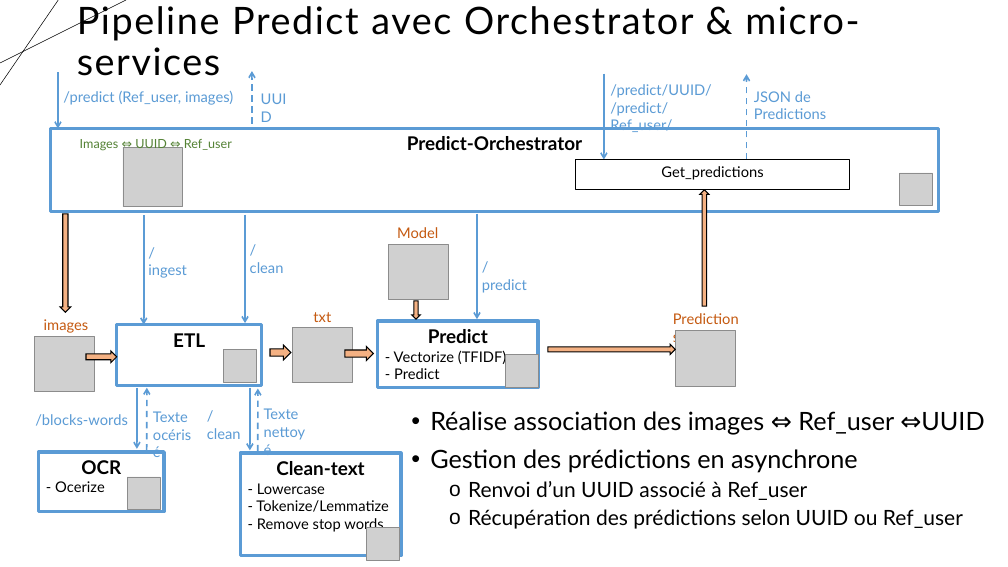
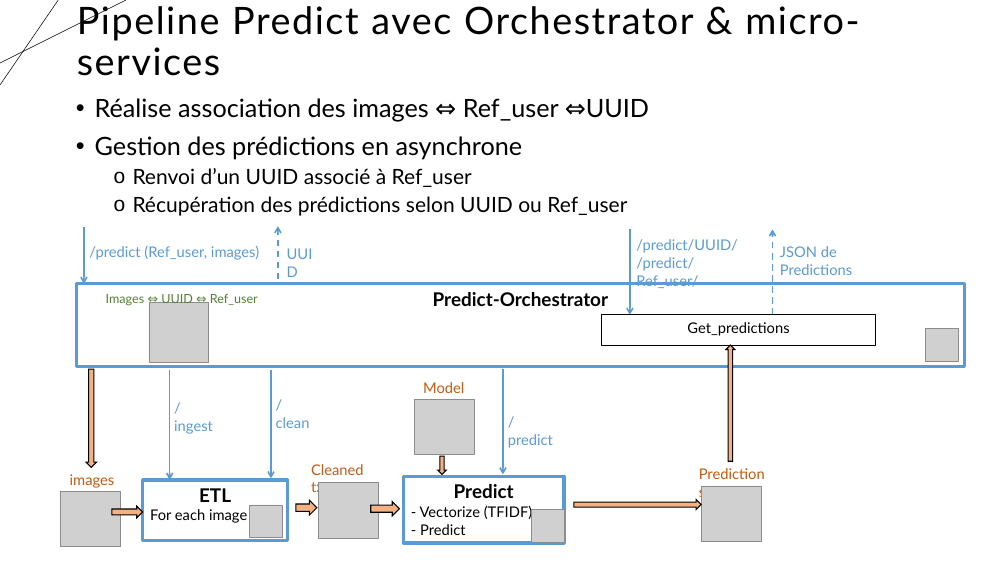
Before and after one commit to karned-formation/SEP24-MLOPS-SAKE, a slide deck: slide 2 of report/Projet_classification_MLOps_Partie3_Aymen.pptx. Drawn at 1008x567 pixels with LibreOffice and Linux fonts; fonts in the diff are those of the drawing; grey boxes stand for pictures. Boxes give left, top, right and bottom in pixels: in the first picture for what was removed or moved away, otherwise in the second. Text is boxed around its words. In the diff, an @@ line names an element or a change of style, - is before the commit and + after.

```diff
--- a/report/Projet_classification_MLOps_Partie3_Aymen.pptx
+++ b/report/Projet_classification_MLOps_Partie3_Aymen.pptx
@@ text "Réalise association des images ⇔ ..." rewrapped from [430,411,984,529] to [95,98,627,216] @@
@@ arrow removed from (137, 388) to (137, 449) @@
@@ arrow removed from (147, 451) to (147, 388) @@
@@ arrow removed from (250, 388) to (250, 451) @@
@@ arrow removed from (258, 451) to (258, 389) @@
@@ text removed at [35,414,128,426] @@
-/blocks-words
@@ text removed at [153,411,188,422] @@
-Texte
-océrisé
@@ text removed at [264,408,299,419] @@
-Texte
-nettoyé
@@ text removed at [207,428,241,439] @@
-/clean
@@ rectangle removed at [39,452,164,512] @@
-OCR
-- Ocerize
@@ picture removed at [127,477,160,510] @@
@@ rectangle removed at [240,453,401,556] @@
-Clean-text
-- Lowercase
-- Tokenize/Lemmatize
-- Remove stop words
@@ text at [311,464,364,496]: text changed @@
-txt
+Cleaned txt
@@ 11 texts, 8 pictures, 7 arrows, 7 down arrows, 4 rectangles: place and size @@
-11 texts, 8 pictures, 7 arrows, 7 down arrows, 4 rectangles at [35,71,939,392]
+11 texts, 8 pictures, 7 arrows, 7 down arrows, 4 rectangles at [60,99,965,547]
@@ text in rectangle at [150,509,247,523]: paragraph added @@
+For each image
@@ picture removed at [367,528,399,560] @@
```
Also in this commit, not shown: 1 other slide changed, 2 other files.
